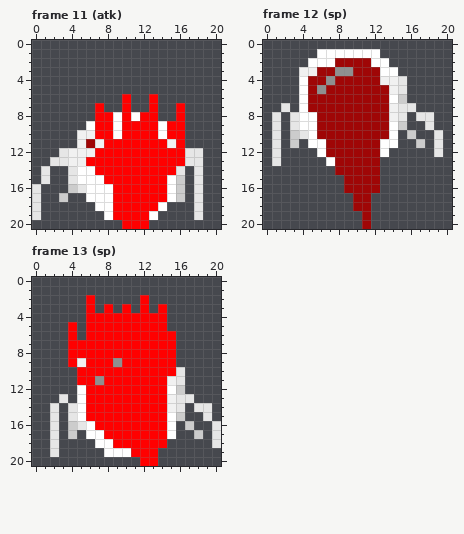
Pixel-art file -- sinkdungeon_resource/OtherTexure/monsterase/monster014anim000.aseprite. The picture above was drawn from the file before the commit.
21x21 pixels, 13 frames. Shown: frame 11 (atk), frame 12 (sp), frame 13 (sp). The commit also changed other frames, which this record leaves out.
The result:
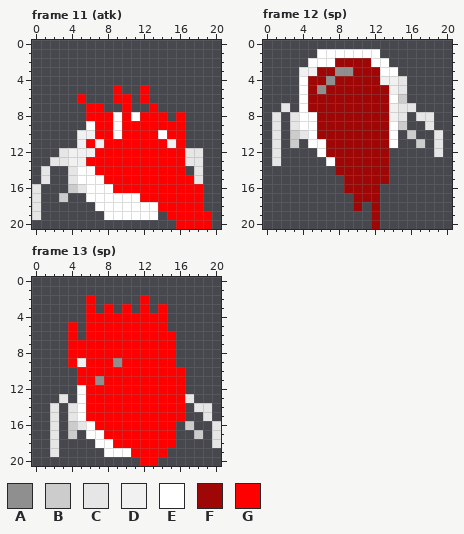
Palette (. is transparent): A #8f8f8f  B #cccccc  C #e6e6e6  D #f1f1f1  E #ffffff  F #9f0606  G #ff0000
The exact change:
Changed rows in their new state; - is an unchanged pixel.
Frame 11 (atk):
first column x 5:
 5 ----G--G-------
 6 G---G--G.------
 7 -G---------.---
 8 -G-------G-----
 9 ---------G-----
11 -G-------------
14 -----------G---
15 ----------GGG--
16 ----------GGGG-
17 ----EEE---GGGG-
18 ----EEEEEGGGGG-
19 ----EEEE--GGGGG
20 -----...---GGGG
Frame 12 (sp):
first column x 11:
11 --F
12 --F
13 --F
14 --F
15 --F
17 -F-
18 .F-
19 .F-
20 .F-
Frame 13 (sp):
first column x 14:
10 --G
11 -GG
12 -GG
13 -GG
14 -GG
15 -GG
16 -G-
17 -G-
18 -G-
19 G--
Boxes around the changes in both pictures, in picture pixels (x1, y1, x2, y2):
changed: (77, 85, 212, 229)
changed: (362, 139, 389, 229)
changed: (158, 367, 185, 457)
